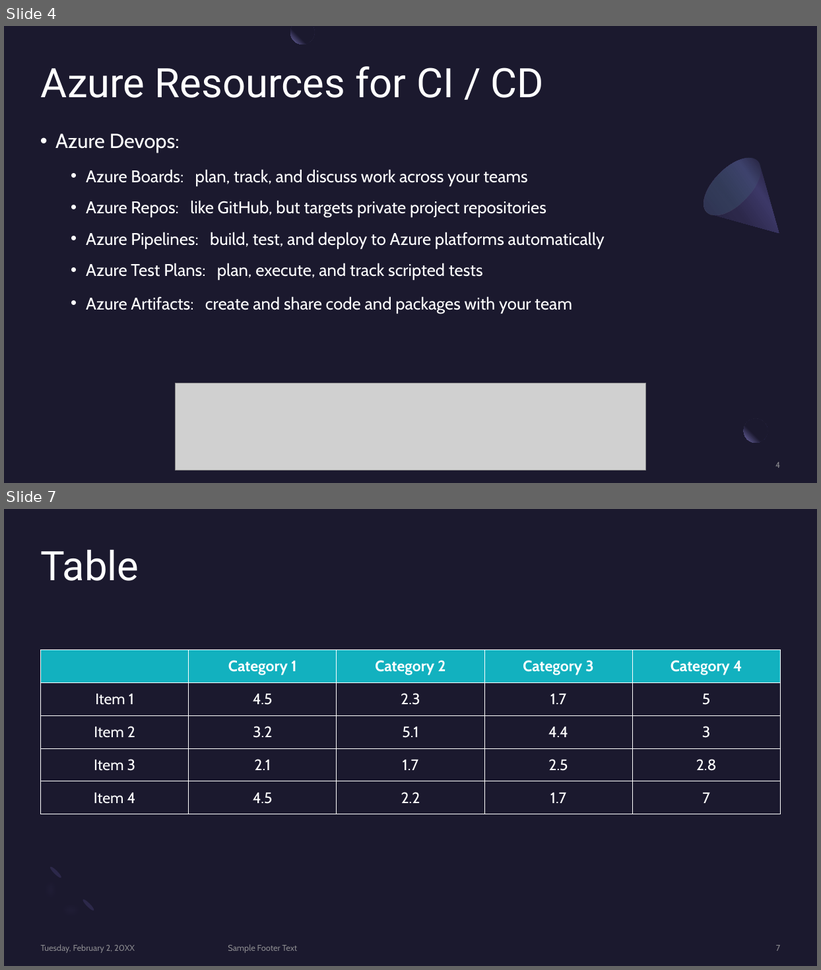
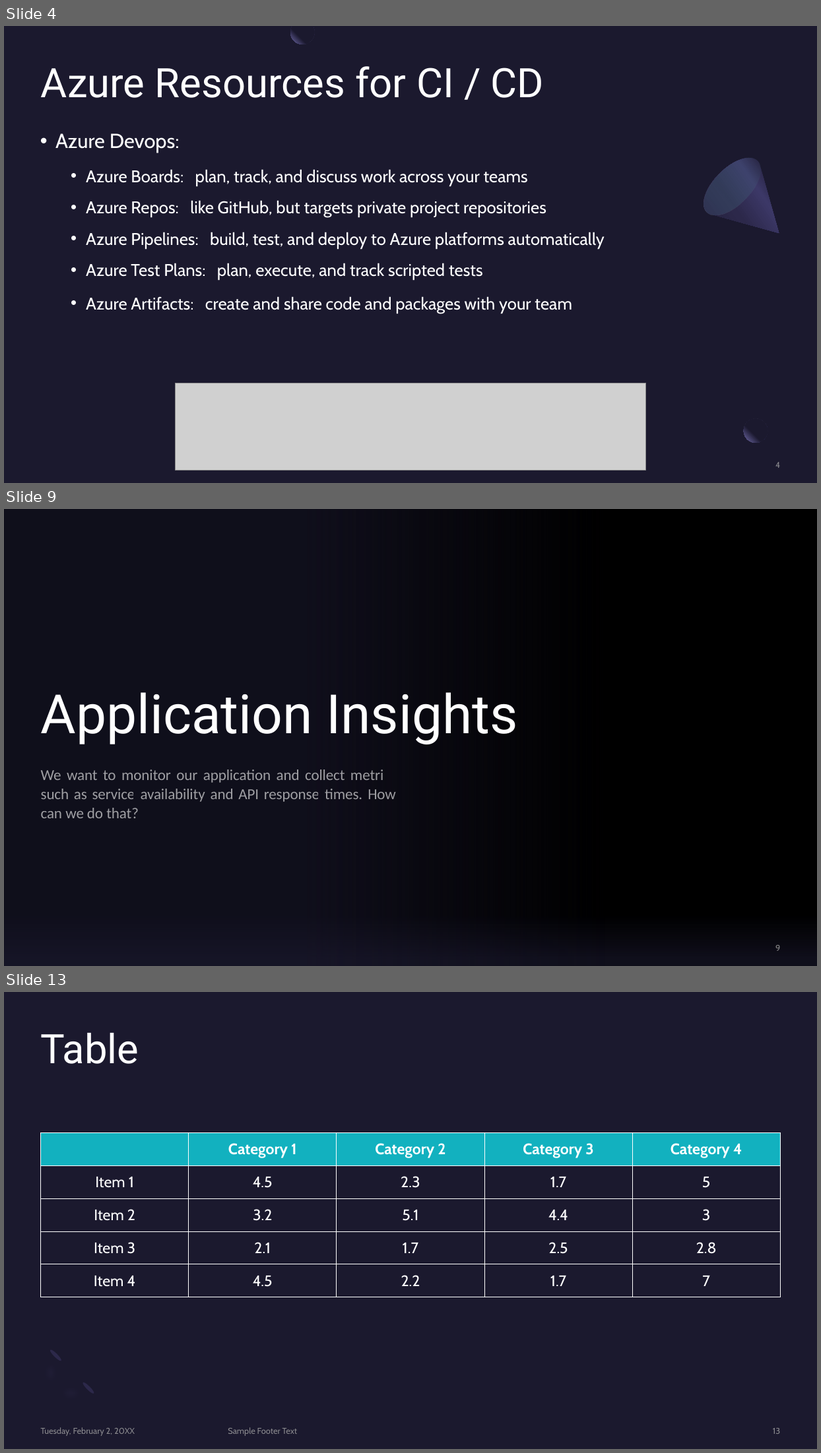
Before and after one commit to BrianChen0527/postgreSQL, a slide deck: MSFT_Azure/Microsoft Azure.pptx. Shown one above the other, each under a label of ours: slides 4 and 7 before the commit, slides 4, 9 and 13 after it; the slides between them are not shown. The pictures are 821x970 and 821x1453 pixels, drawn with LibreOffice and Linux fonts; fonts in the diff are those of the drawing; grey boxes stand for pictures; background and template pictures are left out. Boxes give left, top, right and bottom in pixels: in the first picture for what was removed or moved away, otherwise in the second. Text is boxed around its words. In the diff, an @@ line names an element or a change of style, - is before the commit and + after.

```diff
--- a/MSFT_Azure/Microsoft Azure.pptx
+++ b/MSFT_Azure/Microsoft Azure.pptx
@@ slide 9 added at box(4, 509, 817, 966), background picture (left out) @@
@@ rectangle added at box(4, 509, 604, 966), fill gradient #1B192E @@
@@ title added at box(41, 692, 517, 745), 64 pt, text #FFFFFF @@
+Application Insights
@@ subtitle added at box(41, 770, 396, 819), 18 pt, text #FFFFFF at 60% opacity @@
+We want to monitor our application and collect metrics such as service availability and API response times. How can we do that?
@@ rectangle added at box(4, 894, 817, 966), fill gradient #1B192E @@
@@ page number added at box(776, 945, 780, 951), 10 pt, text #A6A6A6 at 80% opacity @@
+9
@@ what was slide 7 is now slide 13 @@
@@ page number at box(773, 1428, 781, 1434): text changed @@
-7
+13
```
Also in this commit, not shown: 7 other slides added, 2 slides removed, 1 other file.
